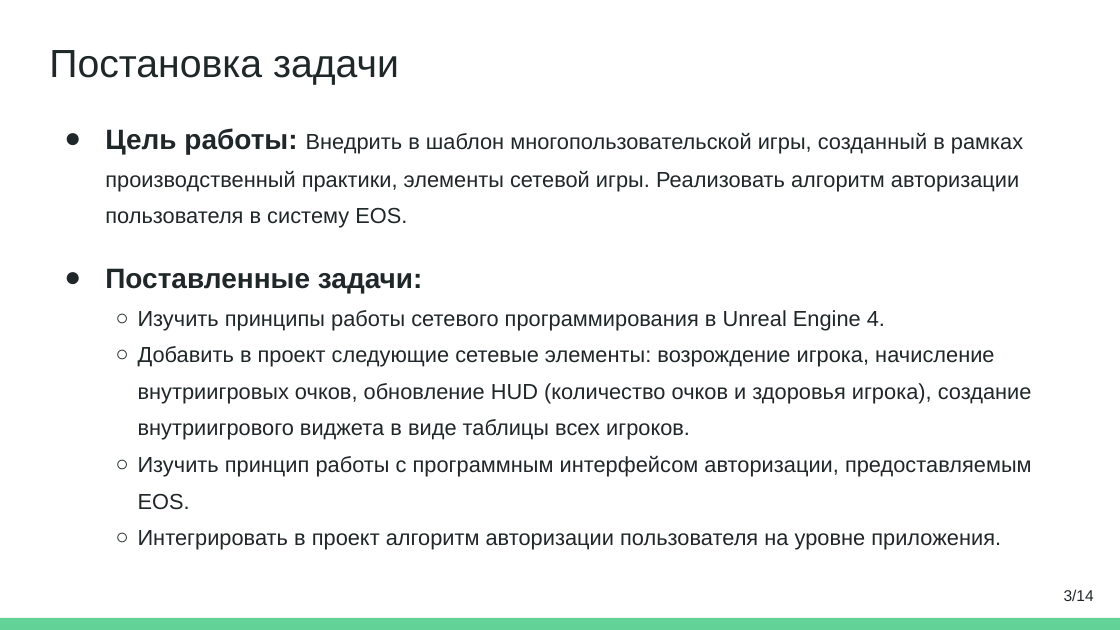
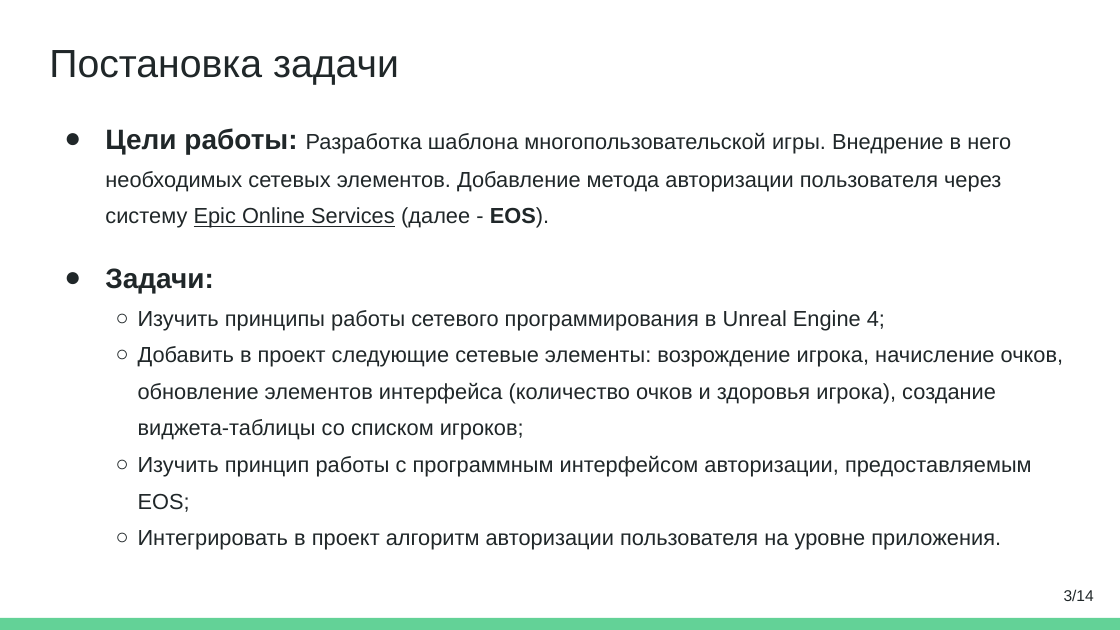
Before and after one commit to youngB0rrov/bmstu_doc, a slide deck: slide 3 of MMAPS/presentation/Интеграция_сетевых_компонентов_в_шаблон_многопользовательской_игры_.pptx. Drawn at 1120x630 pixels with LibreOffice and Linux fonts; fonts in the diff are those of the drawing. Boxes give left, top, right and bottom in pixels: in the first picture for what was removed or moved away, otherwise in the second. Text is boxed around its words. In the diff, an @@ line names an element or a change of style, - is before the commit and + after.

```diff
--- a/MMAPS/presentation/Интеграция_сетевых_компонентов_в_шаблон_многопользовательской_игры_.pptx
+++ b/MMAPS/presentation/Интеграция_сетевых_компонентов_в_шаблон_многопользовательской_игры_.pptx
@@ text at bbox=[105, 128, 1064, 512]: text changed @@
-● Цель работы: Внедрить в шаблон многопользовательской игры, созданный в рамках производственный практики, элементы сетевой игры. Реализовать алгоритм авторизации пользователя в систему EOS.
-● Поставленные задачи:
-  ○ Изучить принципы работы сетевого программирования в Unreal Engine 4.
-  ○ Добавить в проект следующие сетевые элементы: возрождение игрока, начисление внутриигровых очков, обновление HUD (количество очков и здоровья игрока), создание внутриигрового виджета в виде таблицы всех игроков.
-  ○ Изучить принцип работы с программным интерфейсом авторизации, предоставляемым EOS.
+● Цели работы: Разработка шаблона многопользовательской игры. Внедрение в него необходимых сетевых элементов. Добавление метода авторизации пользователя через систему Epic Online Services (далее - EOS).
+● Задачи:
+  ○ Изучить принципы работы сетевого программирования в Unreal Engine 4;
+  ○ Добавить в проект следующие сетевые элементы: возрождение игрока, начисление очков, обновление элементов интерфейса (количество очков и здоровья игрока), создание виджета-таблицы со списком игроков;
+  ○ Изучить принцип работы с программным интерфейсом авторизации, предоставляемым EOS;
```
Also in this commit, not shown: 4 other slides changed, 1 slide removed.
